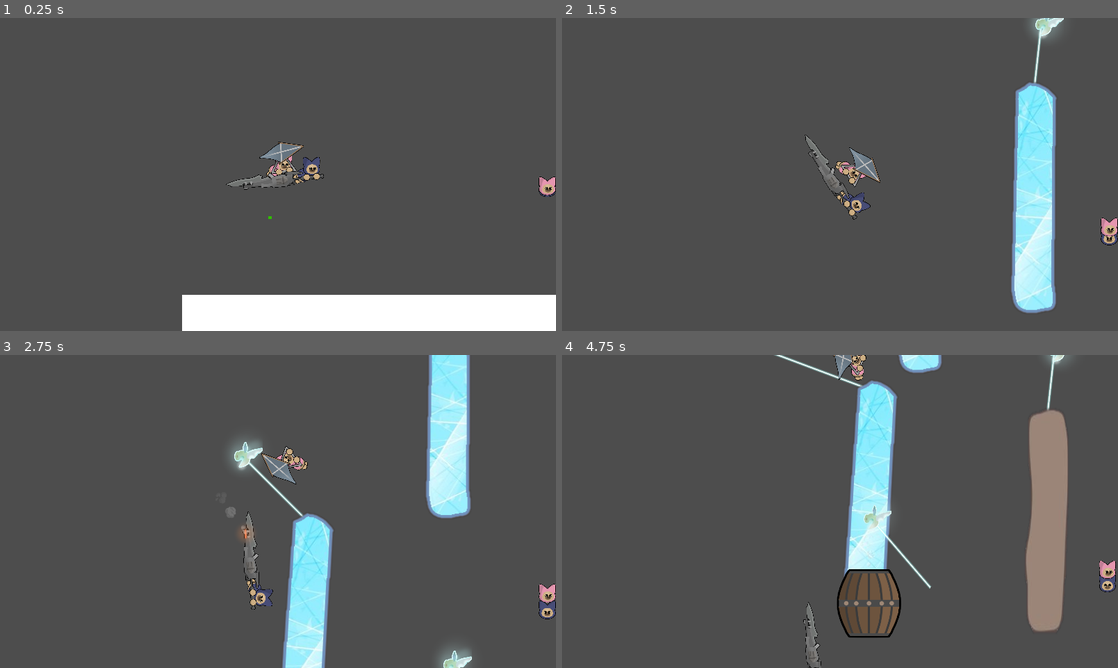
Above: before the commit, frames 1-4 (two rows, left to right).
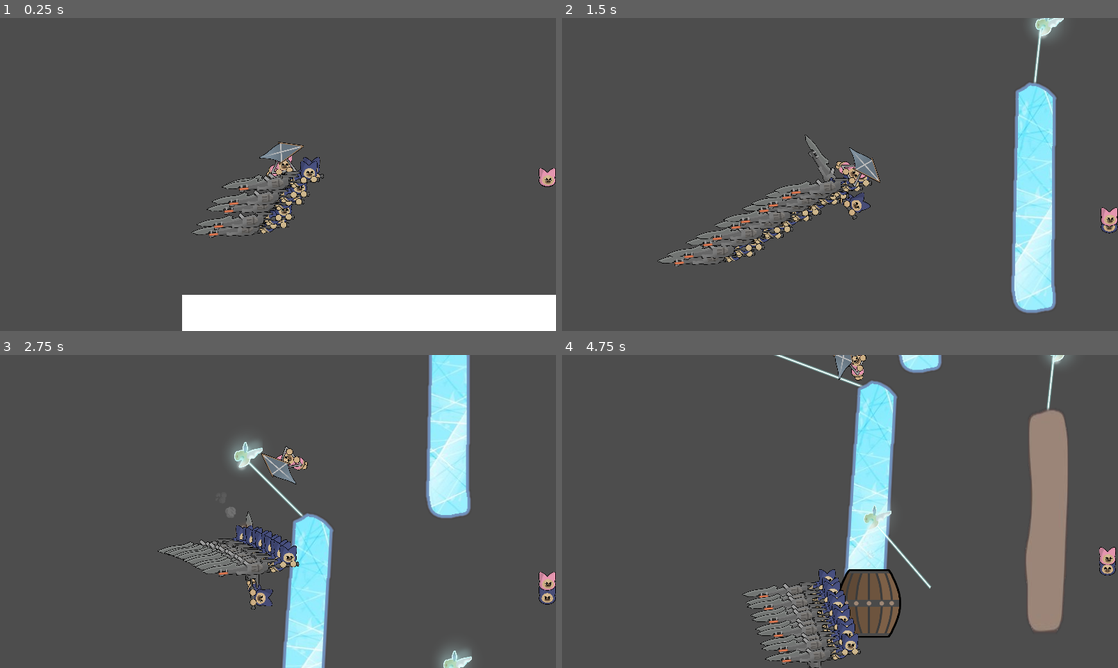
Above: after the commit, the same moments.

Repository: IssacZhuang/Gamejam-2024-Global
Game: Godot game, scene res://CatsFly.tscn
The game is run twice, just before and just after one commit, with the same random seed, the same clock (stepped at 60 frames per second) and the same inputs. Sound files missing from this copy of the repository are replaced by a short silence.
Inputs:
- Up to frame 1 (0.25 s): no input
- Up to frame 2 (1.5 s): hold D (player_rotation_right) 0.53-1.28 s; tap Down (player_power_down) at 0.6 s; hold A (player_rotation_left) from 1.28 s (still down); tap . (player_power_separate) at 1.35 s
- Up to frame 3 (2.75 s): release A (player_rotation_left) at 2.03 s; hold D (player_rotation_right) from 2.03 s (still down); tap Down (player_power_down) at 2.1 s
- Up to frame 4 (4.75 s): tap . (player_power_separate) at 2.85, 4.35 s; release D (player_rotation_right) at 3.53 s; hold A (player_rotation_left) from 3.53 s (still down); tap Down (player_power_down) at 3.6 s

The runs differ from the first frame. In frame 1, 2.2% of the frame differs, in the area x 34-100%, y 45-71%; in frame 2, 3.3%; in frame 3, 2.5%; in frame 4, 3.8%, in the area x 32-100%, y 61-99%.

Commit message:
add: GPUParticles2D

Diff:
--- a/Godot/CatsFly.tscn
+++ b/Godot/CatsFly.tscn
@@ -1,22 +1,23 @@
-[gd_scene load_steps=30 format=3 uid="uid://cvefj0ur8g1u4"]
+[gd_scene load_steps=32 format=3 uid="uid://cvefj0ur8g1u4"]
 
 [ext_resource type="Script" path="res://Scripts/CatsFly.gd" id="1_g4ox2"]
 [ext_resource type="Script" path="res://Scripts/LevelManager.gd" id="2_12wps"]
 [ext_resource type="PackedScene" uid="uid://hq0mxgb6gjdk" path="res://Scenes/Nodes/LevelManager/level_1.tscn" id="2_36eqh"]
 [ext_resource type="Script" path="res://Scripts/EndPointer.gd" id="2_mkl4d"]
-[ext_resource type="PackedScene" uid="uid://bvmdty4ebejf7" path="res://Scenes/end_pointer_prefab/BlueFlag.tscn" id="3_5ntme"]
-[ext_resource type="PackedScene" uid="uid://bflopcxx0tqgn" path="res://Scenes/end_pointer_prefab/RedFlag.tscn" id="4_se546"]
-[ext_resource type="AudioStream" uid="uid://plh3o0we2kyi" path="res://Sounds/bgm_gaming.ogg" id="5_jbl0u"]
-[ext_resource type="AudioStream" uid="uid://j4imhwc1h7p4" path="res://Sounds/bgm_end.ogg" id="6_wcjju"]
-[ext_resource type="AudioStream" uid="uid://qfdjho56ji6h" path="res://Sounds/burst_out.ogg" id="7_svw1a"]
-[ext_resource type="AudioStream" uid="uid://dxsmeahud6772" path="res://Sounds/burst.ogg" id="8_ghg1g"]
-[ext_resource type="AudioStream" uid="uid://cc1kgqr26tj5b" path="res://Sounds/separate.ogg" id="9_5bx85"]
+[ext_resource type="PackedScene" path="res://Scenes/end_pointer_prefab/BlueFlag.tscn" id="3_5ntme"]
+[ext_resource type="PackedScene" path="res://Scenes/end_pointer_prefab/RedFlag.tscn" id="4_se546"]
+[ext_resource type="AudioStream" uid="uid://bafgqrekp2x3j" path="res://Sounds/bgm_gaming.ogg" id="5_jbl0u"]
+[ext_resource type="AudioStream" uid="uid://bh2ramdh54in5" path="res://Sounds/bgm_end.ogg" id="6_wcjju"]
+[ext_resource type="AudioStream" uid="uid://brh3u0dkqv6b4" path="res://Sounds/burst_out.ogg" id="7_svw1a"]
+[ext_resource type="AudioStream" uid="uid://cfmglrn14yjms" path="res://Sounds/burst.ogg" id="8_ghg1g"]
+[ext_resource type="AudioStream" uid="uid://cxek3ccnxk7vf" path="res://Sounds/separate.ogg" id="9_5bx85"]
 [ext_resource type="Script" path="res://Scenes/SeperateFuncByYiming/Src/SoundManager.gd" id="9_x1v8y"]
-[ext_resource type="AudioStream" uid="uid://c3fps6wueqota" path="res://Sounds/hit_block.ogg" id="10_4pmg2"]
+[ext_resource type="AudioStream" uid="uid://dr3ull1rnt3ns" path="res://Sounds/hit_block.ogg" id="10_4pmg2"]
 [ext_resource type="Script" path="res://Scenes/SeperateFuncByYiming/Src/EffectManager.gd" id="11_fp7qa"]
 [ext_resource type="Script" path="res://Scenes/SeperateFuncByYiming/Src/CharacterManager.gd" id="12_ufdxf"]
 [ext_resource type="Script" path="res://Scenes/SeperateFuncByYiming/Src/CharacterBoth.gd" id="13_bb65v"]
 [ext_resource type="Script" path="res://Scenes/SeperateFuncByYiming/Src/CharacterPower.gd" id="14_148ox"]
+[ext_resource type="Texture2D" uid="uid://c4mym7ibqq5in" path="res://Textures/Cat/PlayerPower.png" id="15_naeri"]
 [ext_resource type="Texture2D" uid="uid://dc2ed5vlhx8wi" path="res://Textures/Cat/CatLeftLeg.PNG" id="16_iktpg"]
 [ext_resource type="PackedScene" path="res://Effect/Burst.tscn" id="16_lkjhp"]
 [ext_resource type="Texture2D" uid="uid://bp13ojnbderc8" path="res://Textures/Cat/CatRightLeg.PNG" id="17_2bpve"]
@@ -28,7 +29,11 @@
 [ext_resource type="Texture2D" uid="uid://bptiqeeab44o8" path="res://Textures/Cat/CatRightHand.PNG" id="22_sjykn"]
 [ext_resource type="Texture2D" uid="uid://gw1eufm288vc" path="res://Textures/Cat/CatBodyPink.PNG" id="24_el8mi"]
 [ext_resource type="Texture2D" uid="uid://dod6a8dp45y4m" path="res://Textures/Cat/CatHeadOffsetPink.PNG" id="25_kypgc"]
-[ext_resource type="Texture2D" uid="uid://c4qvmjxc6d5pt" path="res://Textures/Glider.png" id="26_v4o3g"]
+[ext_resource type="Texture2D" uid="uid://ccw55qeha4b40" path="res://Textures/Glider.png" id="26_v4o3g"]
+
+[sub_resource type="ParticleProcessMaterial" id="ParticleProcessMaterial_n25er"]
+particle_flag_disable_z = true
+gravity = Vector3(0, 98, 0)
 
 [node name="Node2D" type="Node2D"]
 script = ExtResource("1_g4ox2")
@@ -129,6 +134,12 @@
 position = Vector2(503, 29.5)
 texture = ExtResource("22_sjykn")
 
+[node name="GPUParticles2D" type="GPUParticles2D" parent="CharacteManager/CharacterBoth/Character1"]
+amount = 10
+process_material = SubResource("ParticleProcessMaterial_n25er")
+texture = ExtResource("15_naeri")
+speed_scale = 2.0
+
 [node name="Character2" type="RigidBody2D" parent="CharacteManager/CharacterBoth"]
 position = Vector2(13, -9)
 center_of_mass_mode = 1
--- a/Godot/Scenes/Nodes/LevelManager/end_position.tscn
+++ b/Godot/Scenes/Nodes/LevelManager/end_position.tscn
@@ -1,21 +1,34 @@
-[gd_scene load_steps=4 format=3 uid="uid://c8hbpb2fb2lru"]
+[gd_scene load_steps=3 format=3 uid="uid://c8hbpb2fb2lru"]
 
 [ext_resource type="Script" path="res://Scripts/EndPosition.gd" id="1_ouvk8"]
-[ext_resource type="Texture2D" uid="uid://bgvqj88v6aj54" path="res://Textures/Flag/FlagBlue.png" id="2_43rdv"]
 
 [sub_resource type="RectangleShape2D" id="RectangleShape2D_qmg5y"]
-size = Vector2(697.5, 908)
+size = Vector2(971.593, 1328.81)
 
 [node name="EndPosition" type="RigidBody2D"]
 position = Vector2(5400, 1920)
+rotation = -0.00190341
+mass = 1e+06
+gravity_scale = 0.0
 max_contacts_reported = 5
 contact_monitor = true
 script = ExtResource("1_ouvk8")
 metadata/_edit_group_ = true
 
+[node name="ColorRect" type="ColorRect" parent="."]
+anchors_preset = 8
+anchor_left = 0.5
+anchor_top = 0.5
+anchor_right = 0.5
+anchor_bottom = 0.5
+offset_left = -24.0
+offset_top = -64.0
+offset_right = 950.0
+offset_bottom = 1274.0
+grow_horizontal = 2
+grow_vertical = 2
+color = Color(0, 0.976471, 0.698039, 1)
+
 [node name="CollisionShape2D" type="CollisionShape2D" parent="."]
-position = Vector2(36.25, 28)
+position = Vector2(461.798, 600.403)
 shape = SubResource("RectangleShape2D_qmg5y")
-
-[node name="Sprite2D" type="Sprite2D" parent="."]
-texture = ExtResource("2_43rdv")
